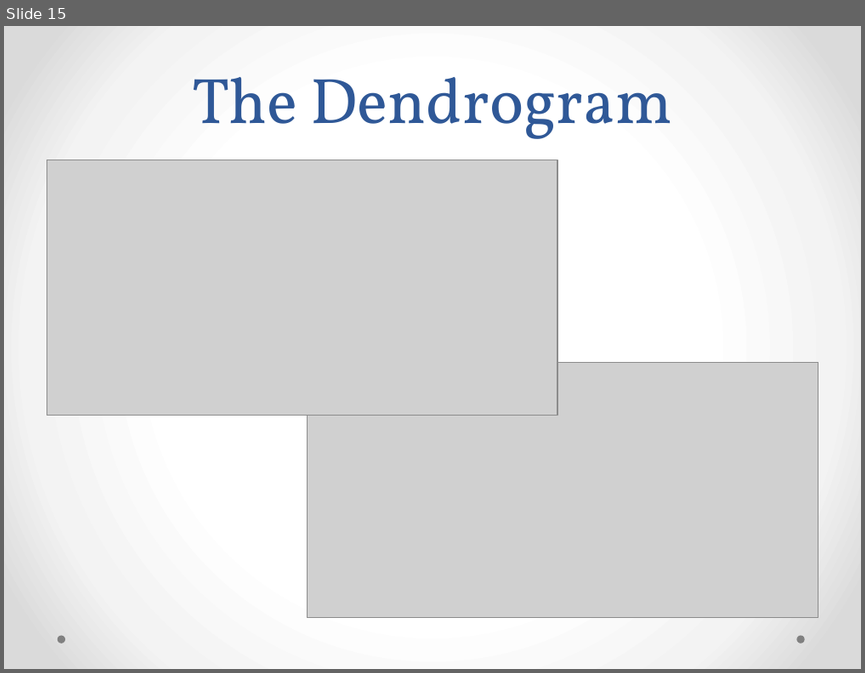
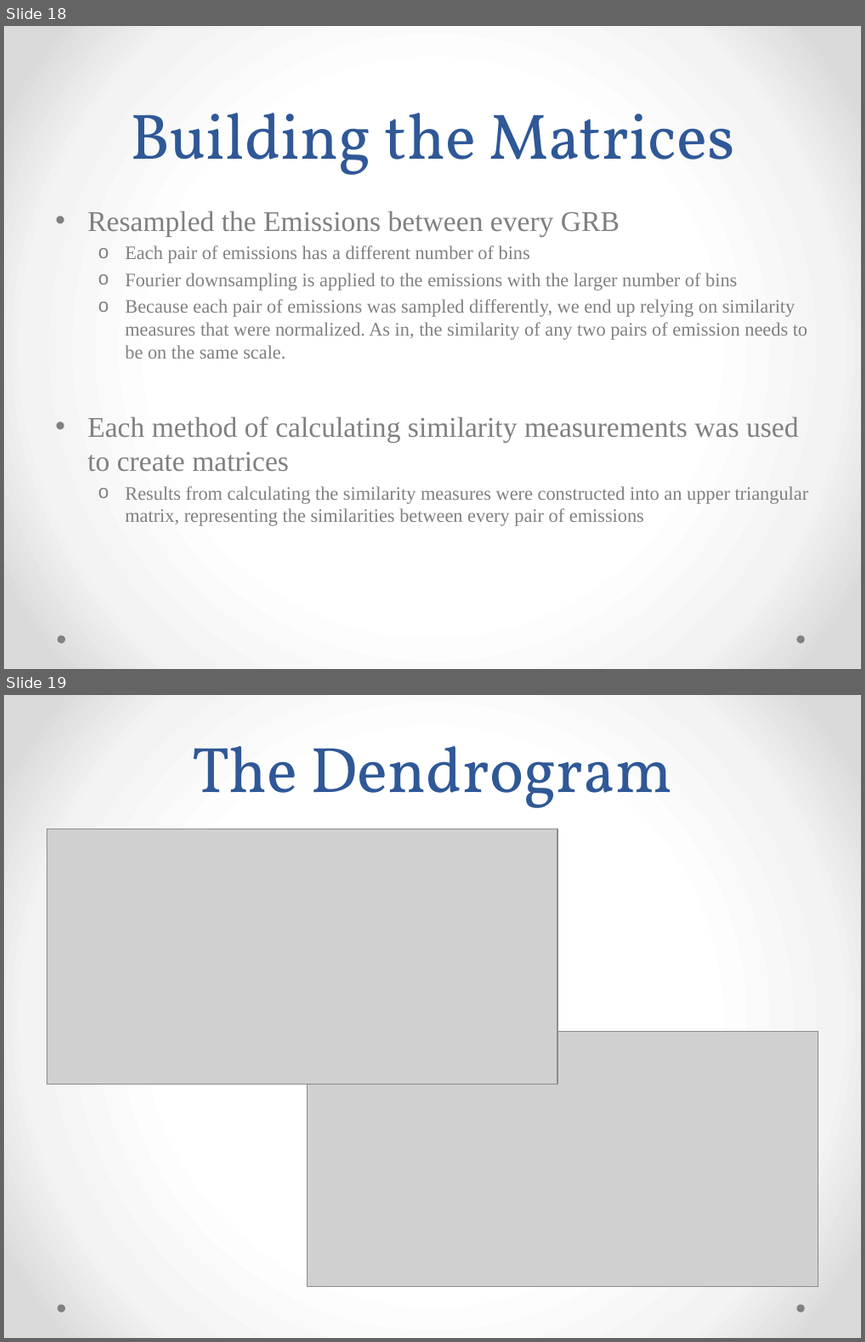
Before and after one commit to twcannon/MastersThesis, a slide deck: Paper/MastersPresentation.pptx. Shown one above the other, each under a label of ours: slide 15 before the commit, slides 18 and 19 after it. The pictures are 865x673 and 865x1342 pixels, drawn with LibreOffice and Linux fonts; fonts in the diff are those of the drawing; grey boxes stand for pictures. Boxes give left, top, right and bottom in pixels: in the first picture for what was removed or moved away, otherwise in the second. Text is boxed around its words. In the diff, an @@ line names an element or a change of style, - is before the commit and + after.

```diff
--- a/Paper/MastersPresentation.pptx
+++ b/Paper/MastersPresentation.pptx
@@ slide 18 added at (4,26,861,669), background gradient #FFFFFF to #F4F4F4 to #DADADA; not listed: 2 template elements that a slide beside it also shows @@
@@ title added at (130,113,735,175), 54 pt, text #2F5897 @@
+Building the Matrices
@@ text added at (87,210,809,526), 16 pt, text #808080 @@
+• Resampled the Emissions between every GRB
+  o Each pair of emissions has a different number of bins
+  o Fourier downsampling is applied to the emissions with the larger number of bins
+  o Because each pair of emissions was sampled differently, we end up relying on similarity measures that were normalized. As in, the similarity of any two pairs of emission needs to be on the same scale.
+• Each method of calculating similarity measurements was used to create matrices
+  o Results from calculating the similarity measures were constructed into an upper triangular matrix, representing the similarities between every pair of emissions
@@ what was slide 15 is now slide 19 @@
```
Also in this commit, not shown: 17 slides changed, 5 other slides added, 2 slides removed, 12 other files.
